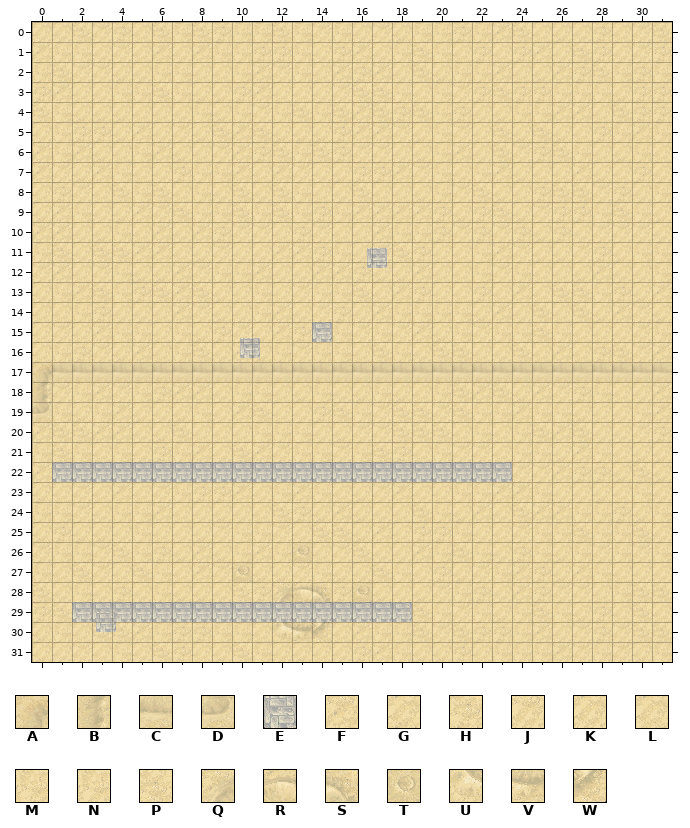
An edit to a level. Tiled map, android/assets/maps/32/level0.tmx. This is how it looked before the edit.
Cells are 32x32 px. Shown: x 0..31, y 0..31.
Key: from "ground_tiles": A 15 "0", B 35 "0", C 55 "0", D 56 "0", E 67 "0", F 106 "0", G 107 "0", H 108 "0", J 127 "0", K 128 "0", L 129 "0", M 148 "0", N 149 "0", P 150 "0", Q 349 "0", R 350 "0", S 351 "0", T 371 "0", U 391 "0", V 392 "0", W 393 "0".
_ is an empty cell.
Layers that did not change in this view are not listed.
Layer "Tile Layer 1" before, first column x 0:
 0 KKPJHLPMPHMMPMJNKJGMMHNFPLGKHLJP
 1 FNMKJLFKFMNHHNKHFKNPMLHLHFKPHKJH
 2 NPJJGKNMLLMFJNLFHFKPGNNFLGFHPMHM
 3 HFLKMNPNGGHFLLKJPPNLMJHPHHNNNGHH
 4 PMGGGLLKMGNJNPNPFPHPMHKGNMFFLPHH
 5 KNHHGFKJGPFPGGGHFFJGMJLPGPGLHNFN
 6 FMFGLMFGLJFHPNPHJJKGMFKPJHPNLGNL
 7 FJGFMLKHNMFLFJKGHHFJMKNFGLLFGLHK
 8 LHJLPMPLNKPKPNLKPLLGNJPGLHPPJHKN
 9 GFMKGFJPNMPNPMHNFFFFHGHPGJHHMPNG
10 FFKGNLFKFHJJLHJLLFMNHJHJHGHKJJJK
11 NPKPPFFLGJKKFFHNKJPHLLMFJGGJHGMM
12 JFLJMGGFJNMFKKFFHGGFLLMJNLLGFKKM
13 KMFPMHPFPGLMLJNMPLFHLLHLFLPPNHGF
14 LLNHKKLFJGKNFKJHKFNMNMGFKPLPGFJG
15 LJLFMNLNGHJGFHFMJMJFGMJNMPNLLKJN
16 LNHJGFLNPKFGNJNMLPNKPPLKPLFLHPJF
17 ACCCCCCCCCCCCCCCCCCCCCCCCCCCCCCC
18 BJMFJMHFFKMMLGMKGNGLNPFPGFJHMLKF
19 DMGMFGKGMKFPLKHPNJPPJPNMFMMGLKNF
20 FPPFFKGPLLLMNMKGJJPPPLMLNPFPKKJH
21 MPMLMKHNFKPFJNMJMPHLNJJLNNGFNLGG
22 FEEEEEEEEEEEEEEEEEEEEEEEJJFHHGPG
23 GLJLFLJNHHFKMFNLGJFKLNNFFMKKGLMK
24 NMJKNMFLKGKLPHGFGKLPNGFKPFFNNHGM
25 GHGGKNLKGJMNJKPPGFLHHMKLJMNPMNPK
26 JMMJPMHGFGMFNTLJPKKFMPMKHMGNJNJM
27 NLPJLPMLFJTGGJMGKPNKHGJMFHGFMLKK
28 PKMKHKNGGKPHQRSHTGKGJNHKFHJJLMPP
29 HPEEEEEEEEEEEEEEEEEPNJNGNPMGHLPL
30 GNLPPFMHHMMLUVWLFNMPJPHHMFKJHJPP
31 GKJLMKPHLGPMKGLKHFNGGHLMNMFJNJGM
Once edited:
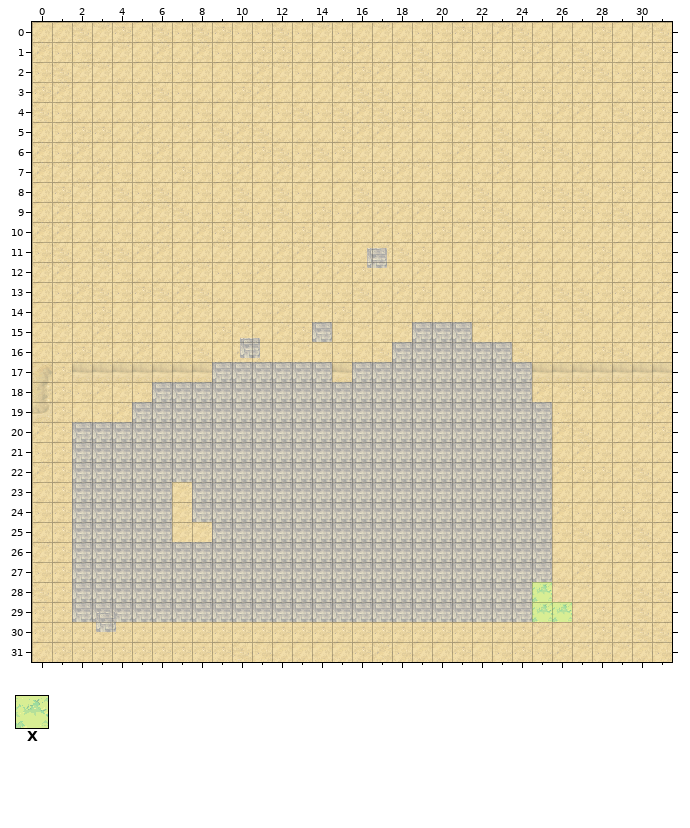
Further tiles: from "ground_tiles": X 44 "0".
Edits made:
Layer "Tile Layer 1":
y 15: x 19..21 FGM -> EEE
y 16: x 18..23 NKPPLK -> EEEEEE
y 17: x 1 C -> H; x 9..14 CCCCCC -> EEEEEE; x 16..24 CCCCCCCCC -> EEEEEEEEE
y 18: x 1 J -> H; x 6..24 HFFKMMLGMKGNGLNPFPG -> EEEEEEEEEEEEEEEEEEE
y 19: x 1 M -> H; x 5..25 GKGMKFPLKHPNJPPJPNMFM -> EEEEEEEEEEEEEEEEEEEEE
y 20: x 1..25 PPFFKGPLLLMNMKGJJPPPLMLNP -> HEEEEEEEEEEEEEEEEEEEEEEEE
y 21: x 1..25 PMLMKHNFKPFJNMJMPHLNJJLNN -> HEEEEEEEEEEEEEEEEEEEEEEEE
y 22: x 1 E -> H; x 24..25 JJ -> EE
y 23: x 1..25 LJLFLJNHHFKMFNLGJFKLNNFFM -> HEEEEEJEEEEEEEEEEEEEEEEEE
y 24: x 1..25 MJKNMFLKGKLPHGFGKLPNGFKPF -> HEEEEEJEEEEEEEEEEEEEEEEEE
y 25: x 2..25 GGKNLKGJMNJKPPGFLHHMKLJM -> EEEEEJJEEEEEEEEEEEEEEEEE
y 26: x 1..25 MMJPMHGFGMFNTLJPKKFMPMKHM -> HEEEEEEEEEEEEEEEEEEEEEEEE
y 27: x 1..25 LPJLPMLFJTGGJMGKPNKHGJMFH -> HEEEEEEEEEEEEEEEEEEEEEEEE
y 28: x 1..25 KMKHKNGGKPHQRSHTGKGJNHKFH -> HEEEEEEEEEEEEEEEEEEEEEEEX
y 29: x 1 P -> H; x 19..26 PNJNGNPM -> EEEEEEXX
y 30: x 0..6 GNLPPFM -> HHHHHHH; x 9..21 MMLUVWLFNMPJP -> HHHHHHHHHHHHH; x 24 M -> H
y 31: x 1..6 KJLMKP -> HHHHHH; x 8..9 LG -> HH; x 24 N -> H
Boxes around the changes in both pictures, in picture pixels (x1, y1, x2, y2):
changed: (32, 322, 572, 662)
